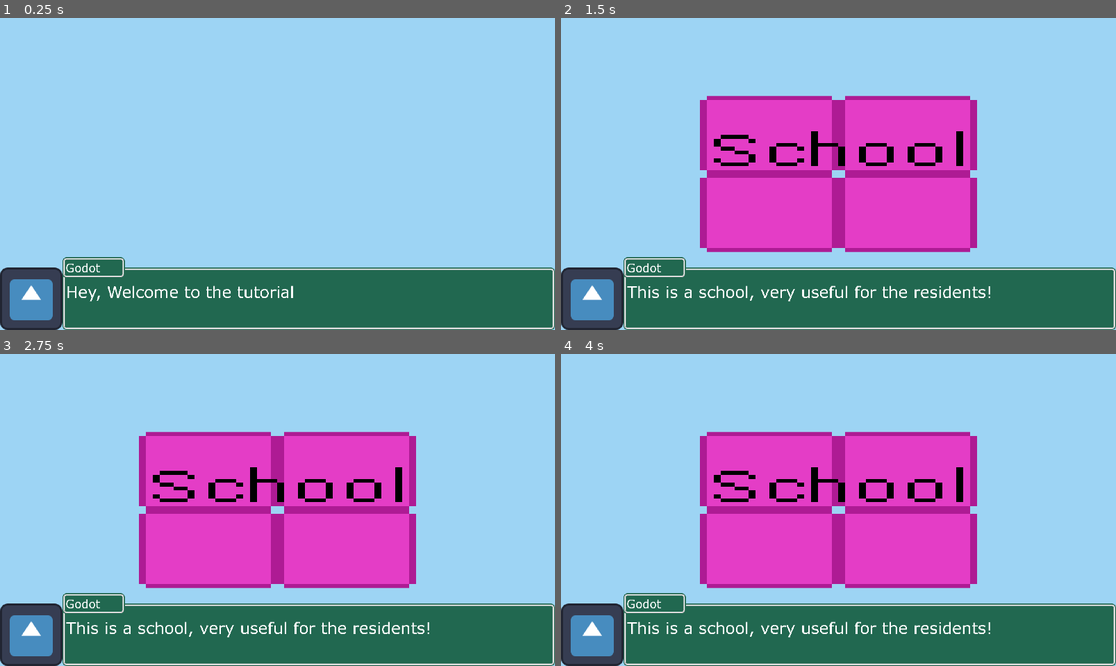
Above: before the commit, frames 1-4 (two rows, left to right).
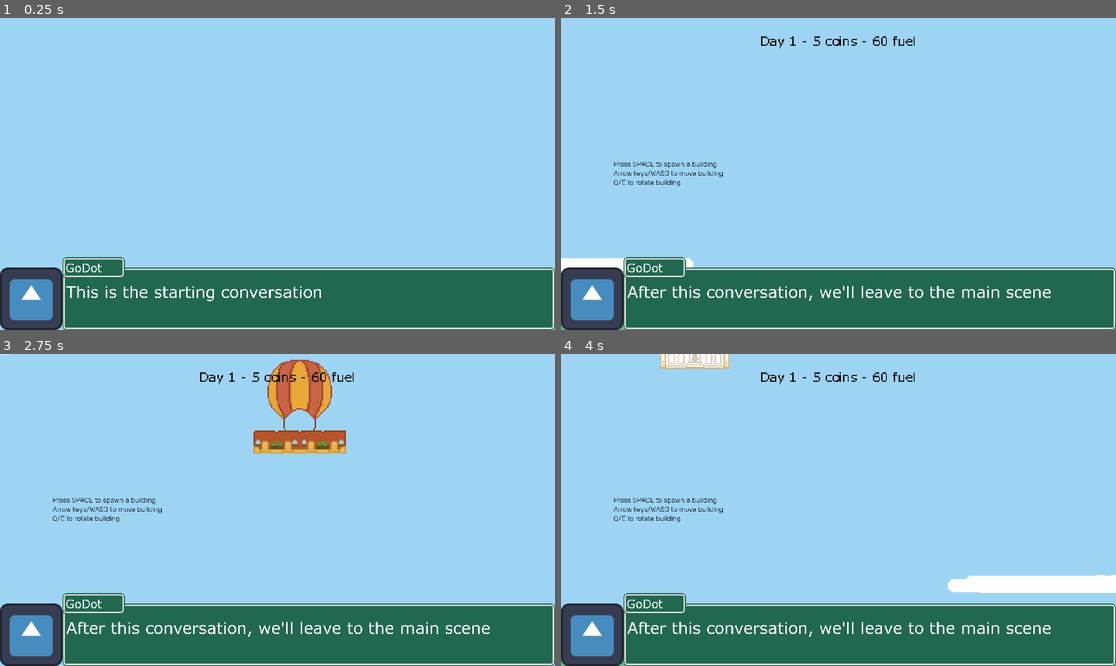
Above: after the commit, the same moments.

Repository: mondobe/TetraCity
Game: Godot game, scene res://scenes/menus/cutscenes.tscn
Two runs of this game, one before a commit and one after it. Both use one fixed random seed, a clock stepped at 60 frames per second and the inputs below. This scene is started directly instead of the project's main scene. The engine's default icon, where the game draws it, is replaced by a stand-in: a white triangle on a blue panel in a dark square.
Inputs (mouse positions are in pixels of both pictures, inside the frame that each line leads up to):
- Up to frame 1 (0.25 s): no input
- Up to frame 2 (1.5 s): tap Enter (test_end_day) at 0.5 s; move the mouse to (960, 158) at 0.52 s; press the mouse at (960, 158) at 0.53 s; hold D (move_right) 0.53-1.28 s; tap Space (test_create_building) at 1.25, 1.35 s; move the mouse to (727, 189) at 1.27 s; release the mouse at (727, 189) at 1.28 s; hold S (move_down) from 1.28 s (still down)
- Up to frame 3 (2.75 s): tap Space (test_create_building) at 2 s; move the mouse to (333, 441) at 2.02 s; release S (move_down) at 2.03 s; hold D (move_right) from 2.03 s (still down); tap Enter (test_end_day) at 2.1 s
- Up to frame 4 (4 s): tap Space (test_create_building) at 2.75, 3.5 s; move the mouse to (810, 572) at 2.77 s; release D (move_right) at 2.78 s; hold W (move_up) 2.78-3.53 s; tap Shift at 2.85 s; click (810, 572) at 2.92 s; move the mouse to (1005, 556) at 3.52 s; press the mouse at (1005, 556) at 3.53 s; hold A (move_left) from 3.53 s (still down)

The runs differ from the first frame. In frame 1, 0.8% of the frame differs, in the area x 11-58%, y 78-91%; in frame 2, 27%; in frame 3, 28%; in frame 4, 29%, in the area x 0-100%, y 0-100%.

Commit message:
Added multiple cutscenes
Added multiple arrays to store the separate cutscene conversations and separate cutscene images. These separate cutscenes can be accessed by passing different strings

Diff:
--- a/scenes/menus/cutscenes.tscn
+++ b/scenes/menus/cutscenes.tscn
@@ -6,8 +6,9 @@
 [ext_resource type="PackedScene" uid="uid://cf4x3txyo6wyw" path="res://scenes/ui/building_info_box.tscn" id="5_jsk11"]
 [ext_resource type="Texture2D" uid="uid://bdsrb7og8piqf" path="res://sprites/buildings/nuclear_reactor.png" id="5_nx6ne"]
 [ext_resource type="Script" path="res://scripts/menu/DialogueBoxManager.gd" id="6_8v5d6"]
-[ext_resource type="Texture2D" uid="uid://c2ti2vov3or7t" path="res://sprites/buildings/solar_farm.png" id="7_lmy3p"]
-[ext_resource type="Texture2D" uid="uid://bwkstq2h01f78" path="res://sprites/buildings/school.png" id="8_gk2rg"]
+[ext_resource type="Texture2D" uid="uid://b4wejql45gxc2" path="res://sprites/buildings/apartments.png" id="7_xarg6"]
+[ext_resource type="Texture2D" uid="uid://3luu62vikwou" path="res://sprites/buildings/cafe.png" id="8_wghpf"]
+[ext_resource type="Texture2D" uid="uid://blrtmwevytseb" path="res://sprites/buildings/cityHall.png" id="9_lqxj5"]
 
 [node name="Cutscene" type="Node2D"]
 
@@ -28,6 +29,7 @@
 [node name="DialogueBoxManager" type="Node" parent="." node_paths=PackedStringArray("_dialogue_box_spawner", "imageFrame")]
 script = ExtResource("6_8v5d6")
 _dialogue_box_spawner = NodePath("../CutsceneDialogBoxSpawner")
-conversation = Array[String](["Hey, Welcome to the tutorial", "This is a solar farm", "This is the goal, a nuclear reactor", "This is a school, very useful for the residents!"])
-image = Array[Texture2D]([null, ExtResource("7_lmy3p"), ExtResource("5_nx6ne"), ExtResource("8_gk2rg")])
+startConversation = Array[String](["This is the starting conversation", "this is an apartment", "this is a cafe", "this is a cityHall", "After this conversation, we'll leave to the main scene"])
+startImage = Array[Texture2D]([null, ExtResource("7_xarg6"), ExtResource("8_wghpf"), ExtResource("9_lqxj5"), null])
+startSpeaker = "GoDot"
 imageFrame = NodePath("../SmallPixelUILayer/TextureRect")
--- a/scripts/menu/DialogueBoxManager.gd
+++ b/scripts/menu/DialogueBoxManager.gd
@@ -1,27 +1,58 @@
 extends Node
+
+#cutscene should be more general. Can be 3 different forms.
 
 @export var _dialogue_box_spawner: CutsceneDialogBoxSpawner
 
 @onready var textBox: CutsceneDialogueBox = null
 
-@export var conversation: Array[String]
+@export var startConversation: Array[String]
+@export var startImage: Array[Texture2D]
+@export var startSpeaker: String
 
-@export var image: Array[Texture2D]
+@export var endWinConversation: Array[String]
+@export var endWinImage: Array[Texture2D]
+@export var endWinSpeaker: String
+
+@export var endLoseConversation: Array[String]
+@export var endLoseImage: Array[Texture2D]
+@export var endLoseSpeaker: String
+
+@onready var conversation: Array[String]
+@onready var image: Array[Texture2D]
+@onready var exitScene: PackedScene
 
 @onready var currentString: int = 0
 
 @export var imageFrame: TextureRect
 
-# Called when the node enters the scene tree for the first time.
-# 1920 x 1080
-# 934 x 100
+const _main_scene = preload("res://scenes/gameplay/world.tscn")
+const _title_scene = preload("res://scenes/menus/title_screen.tscn")
+
 func _ready():
+	createScene("startCutscene")
+
+func createScene(scene: String):
 	var test = _dialogue_box_spawner.spawn_cutscene_box_at_screen()
 	test.update_size()
+	imageFrame.size = DisplayServer.window_get_size(0)
+	if(scene == "endWinCutscene"):
+		conversation = endWinConversation
+		image = endWinImage
+		test.set_speaker_text(endWinSpeaker)
+		exitScene = _main_scene;
+	elif(scene == "endLoseCutscene"):
+		conversation = endLoseConversation
+		image = endLoseImage
+		test.set_speaker_tet(endLoseSpeaker)
+		exitScene = _title_scene
+	elif(scene == "startCutscene"):
+		conversation = startConversation
+		image = startImage
+		test.set_speaker_text(startSpeaker)
+		exitScene = _main_scene
 	test.set_speaker_text(conversation[currentString]);
 	imageFrame.texture = image[currentString]
-	imageFrame.size = DisplayServer.window_get_size(0)
-	test.set_speaker("Godot")
 	textBox = test
 
 func updateTextbox():
@@ -34,5 +65,4 @@
 		if(currentString < conversation.size()):
 			updateTextbox()
 		else:
-			pass
-			#Exit the cutscene scene
+			LevelLoader.load_level(exitScene)
Not shown: 1 places in scenes/menus/cutscenes.tscn that only renumber resources
Not shown: 1 places in scenes/menus/title_screen.tscn that only renumber resources
